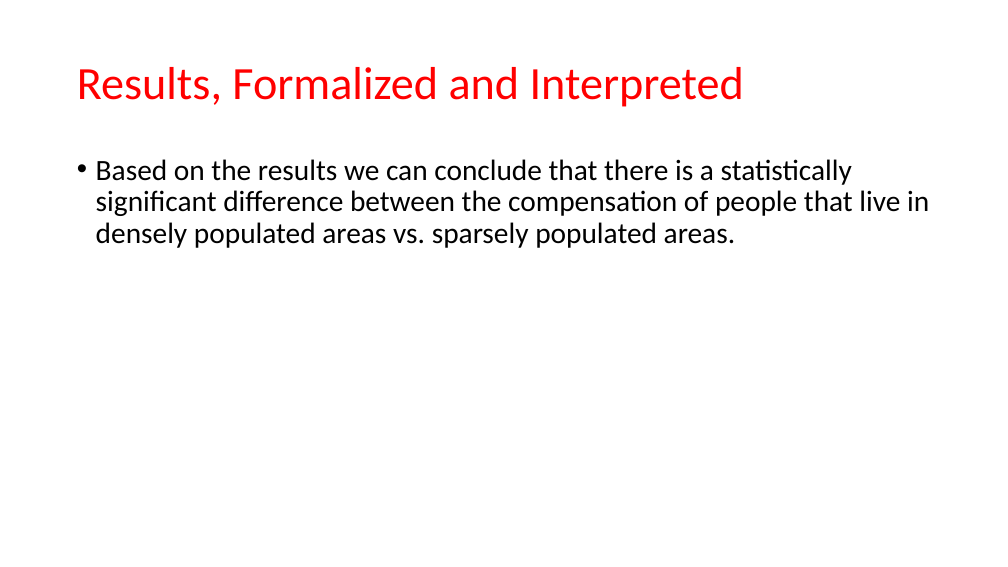
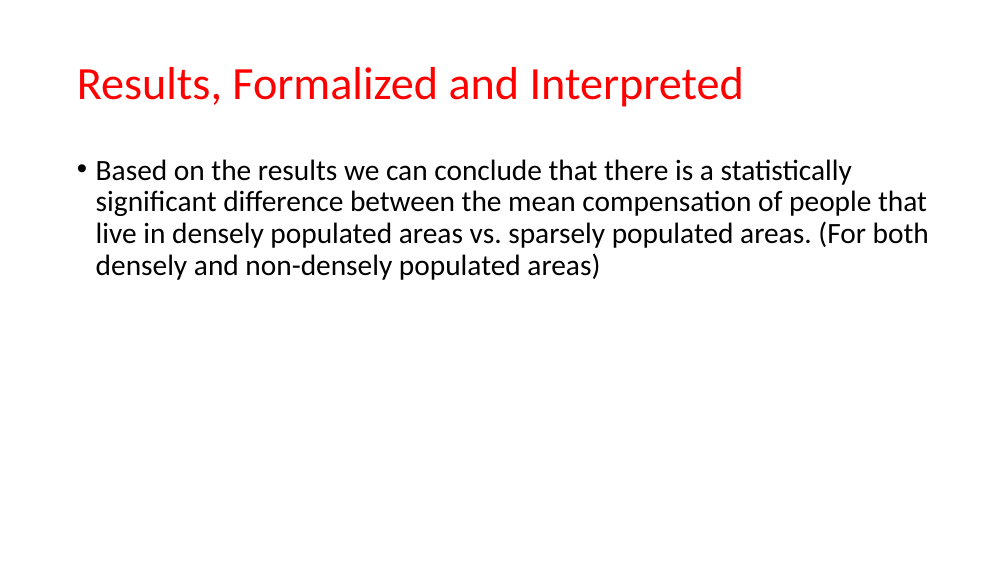
Before and after one commit to MatthewCodes/557_Final_Project, a slide deck: slide 13 of Presentation/Final Presentation.pptx. Drawn at 1008x567 pixels with LibreOffice and Linux fonts; fonts in the diff are those of the drawing. Boxes give left, top, right and bottom in pixels: in the first picture for what was removed or moved away, otherwise in the second. Text is boxed around its words. In the diff, an @@ line names an element or a change of style, - is before the commit and + after.

```diff
--- a/Presentation/Final Presentation.pptx
+++ b/Presentation/Final Presentation.pptx
@@ text at [96, 159, 929, 280]: text changed @@
-• Based on the results we can conclude that there is a statistically significant difference between the compensation of people that live in densely populated areas vs. sparsely populated areas.
+• Based on the results we can conclude that there is a statistically significant difference between the mean compensation of people that live in densely populated areas vs. sparsely populated areas. (For both densely and non-densely populated areas)
```
Also in this commit, not shown: 4 other slides changed, 5 other files.
